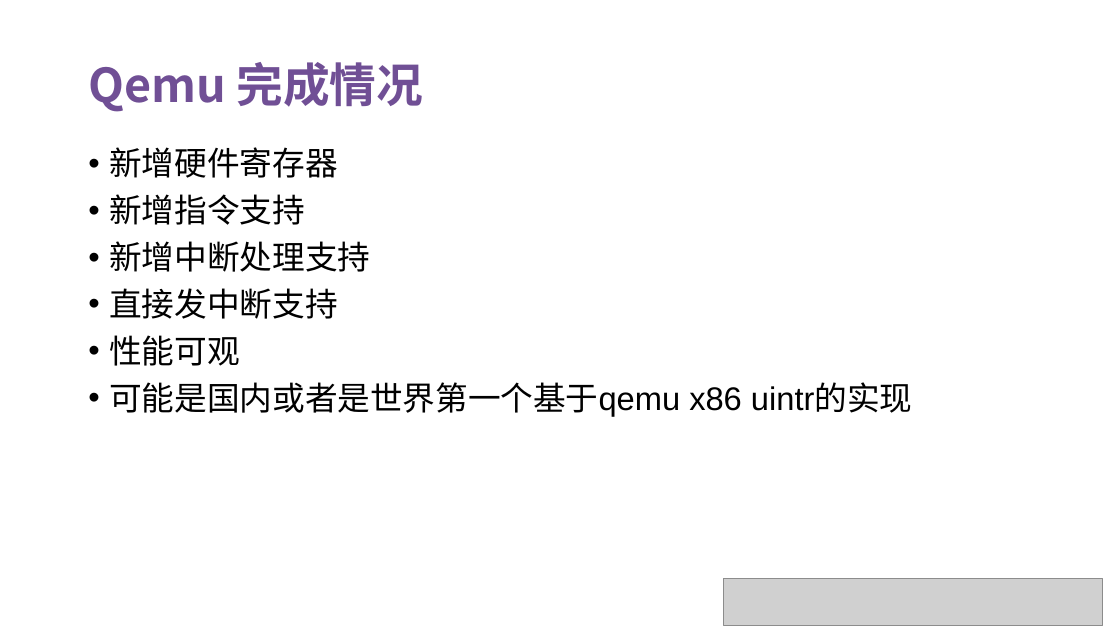
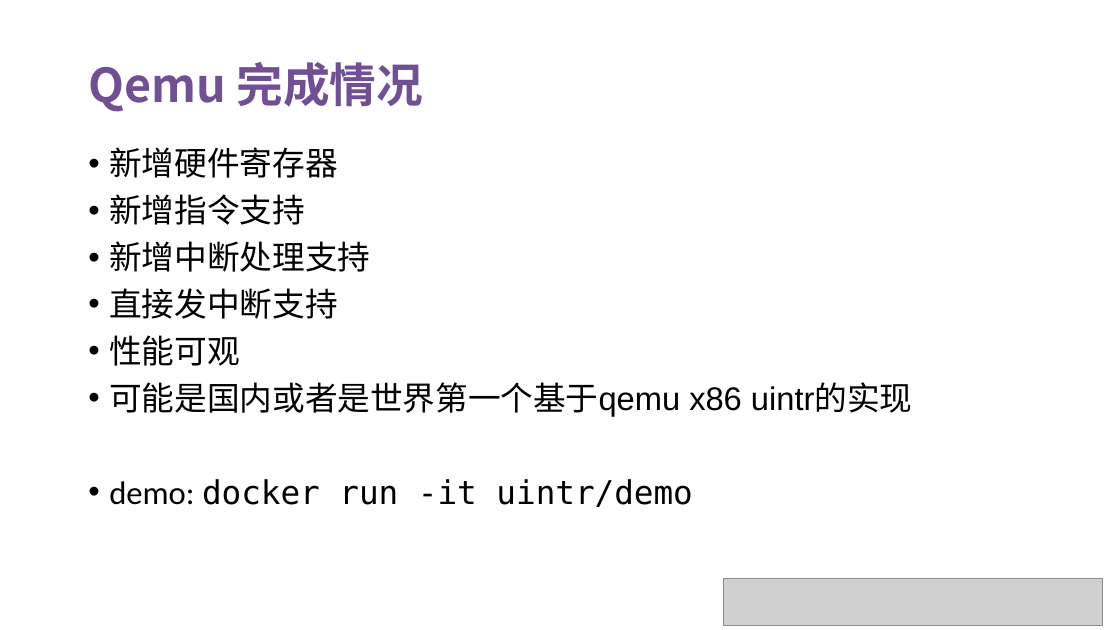
Before and after one commit to OS-F-4/usr-intr, a slide deck: slide 3 of ppt/2022-6-11.pptx. Drawn at 1120x630 pixels with LibreOffice and Linux fonts; fonts in the diff are those of the drawing; grey boxes stand for pictures. Boxes give left, top, right and bottom in pixels: in the first picture for what was removed or moved away, otherwise in the second. Text is boxed around its words. In the diff, an @@ line names an element or a change of style, - is before the commit and + after.

```diff
--- a/ppt/2022-6-11.pptx
+++ b/ppt/2022-6-11.pptx
@@ text at (109, 479, 692, 507): paragraph added @@
+• demo: docker run -it uintr/demo
```
Also in this commit, not shown: 2 other slides changed, 4 slides added, 1 slide removed.
